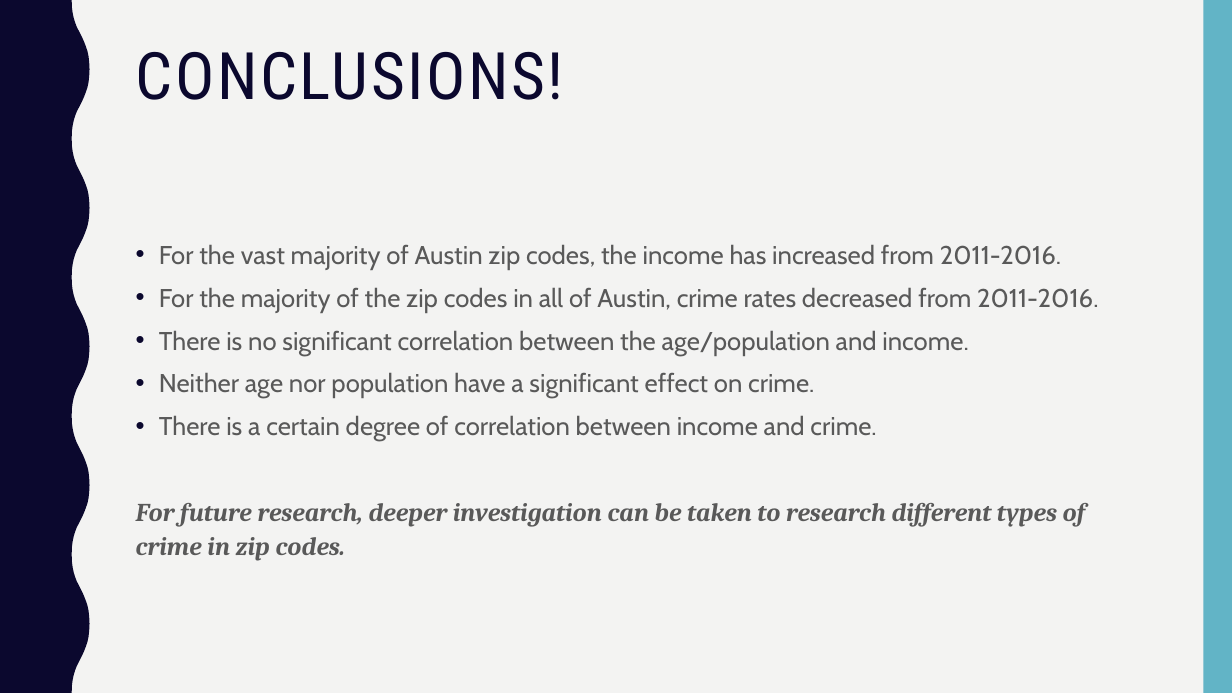
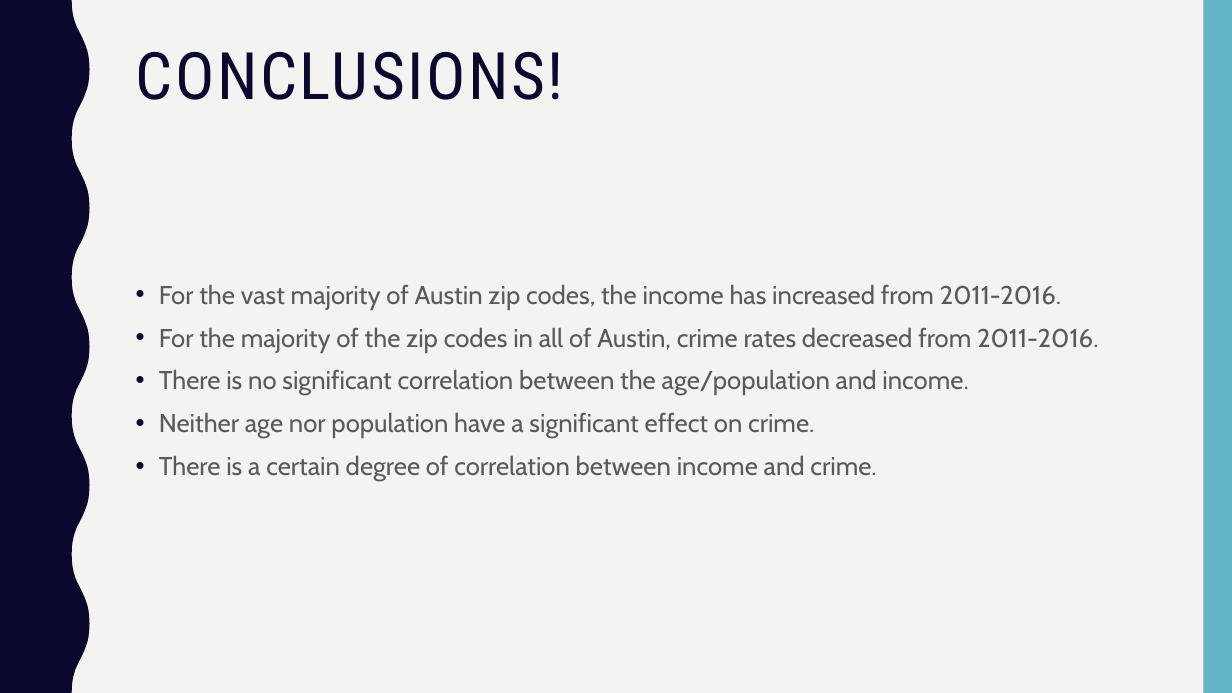
Before and after one commit to Kerrykova/Project1, a slide deck: slide 12 of Presentation/Presentation Final.pptx (slide 10 before the commit). Drawn at 1232x693 pixels with LibreOffice and Linux fonts; fonts in the diff are those of the drawing. Boxes give left, top, right and bottom in pixels: in the first picture for what was removed or moved away, otherwise in the second. Text is boxed around its words. In the diff, an @@ line names an element or a change of style, - is before the commit and + after.

```diff
--- a/Presentation/Presentation Final.pptx
+++ b/Presentation/Presentation Final.pptx
@@ text at [136,503,1086,560]: paragraph removed @@
-For future research, deeper investigation can be taken to research different types of crime in zip codes.
```
Also in this commit, not shown: 8 other slides changed, 3 slides added.
